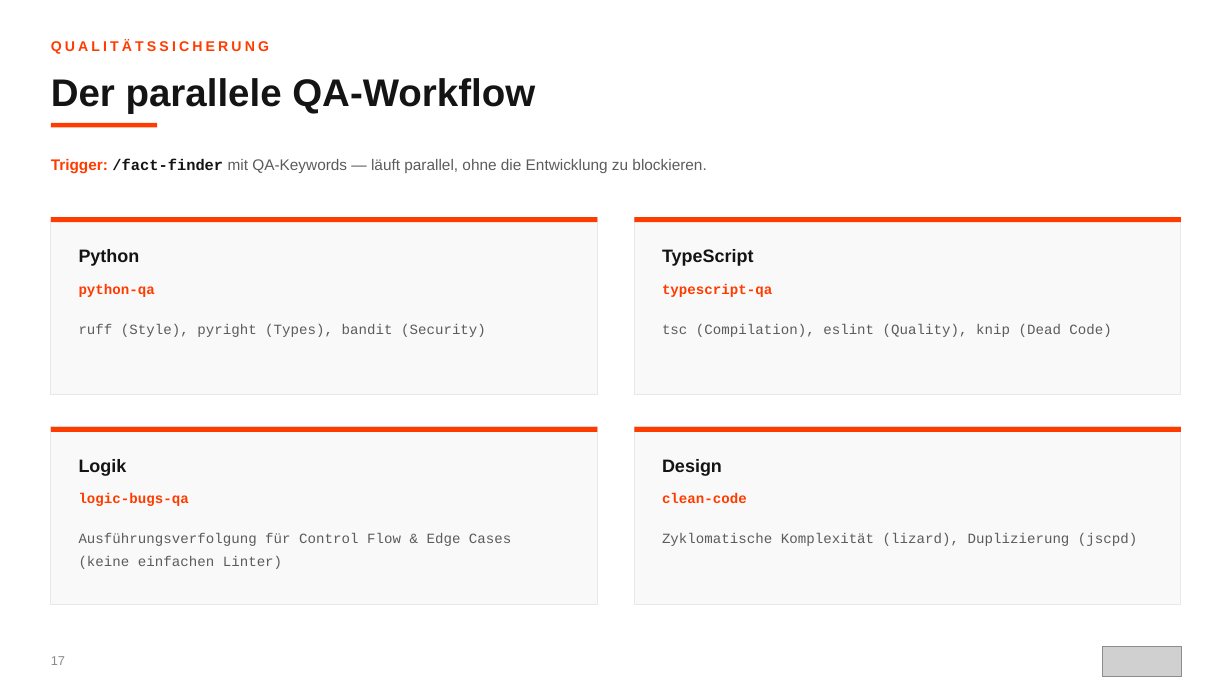
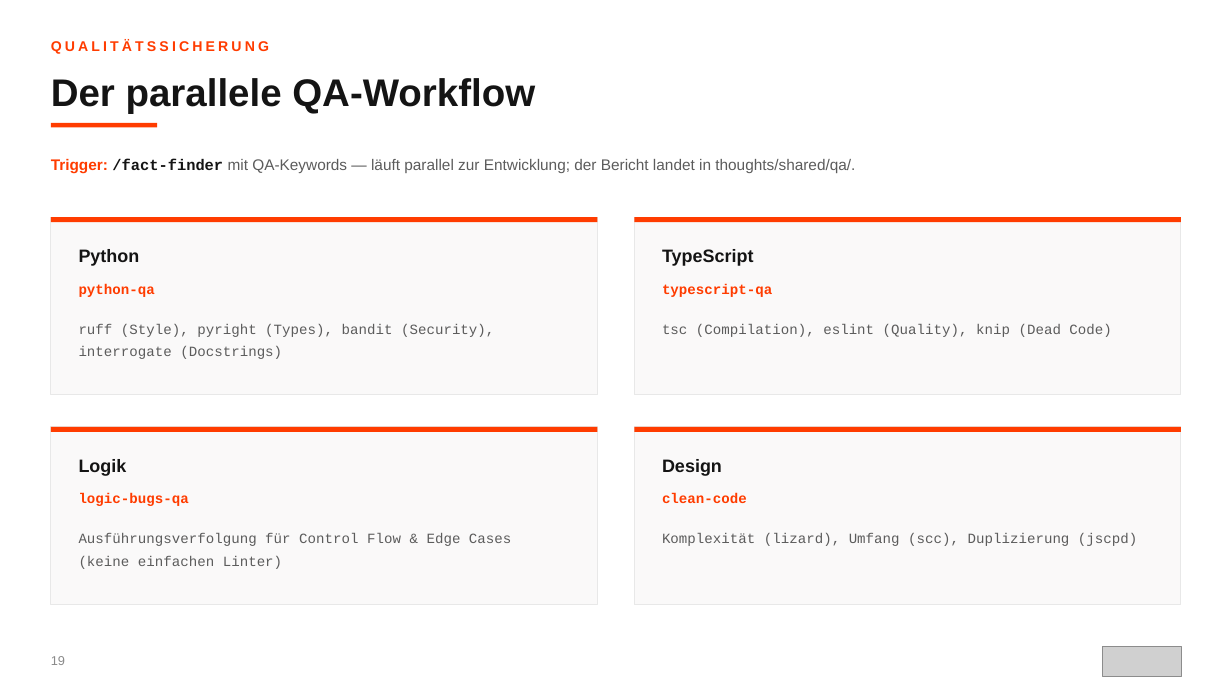
Before and after one commit to scameronde/rpi-qpi, a slide deck: slide 19 of presentation/ORBIT.pptx (slide 17 before the commit). Drawn at 1232x693 pixels with LibreOffice and Linux fonts; fonts in the diff are those of the drawing; grey boxes stand for pictures. Boxes give left, top, right and bottom in pixels: in the first picture for what was removed or moved away, otherwise in the second. Text is boxed around its words. In the diff, an @@ line names an element or a change of style, - is before the commit and + after.

```diff
--- a/presentation/ORBIT.pptx
+++ b/presentation/ORBIT.pptx
@@ text at (51,159,855,174): text changed @@
-Trigger: /fact-finder mit QA-Keywords — läuft parallel, ohne die Entwicklung zu blockieren.
+Trigger: /fact-finder mit QA-Keywords — läuft parallel zur Entwicklung; der Bericht landet in thoughts/shared/qa/.
@@ text at (79,324,494,359): text changed @@
-ruff (Style), pyright (Types), bandit (Security)
+ruff (Style), pyright (Types), bandit (Security), interrogate (Docstrings)
@@ text at (662,533,1137,546): text changed @@
-Zyklomatische Komplexität (lizard), Duplizierung (jscpd)
+Komplexität (lizard), Umfang (scc), Duplizierung (jscpd)
@@ text at (51,656,65,665): text changed @@
-17
+19
```
Also in this commit, not shown: 18 other slides changed, 2 slides added.
